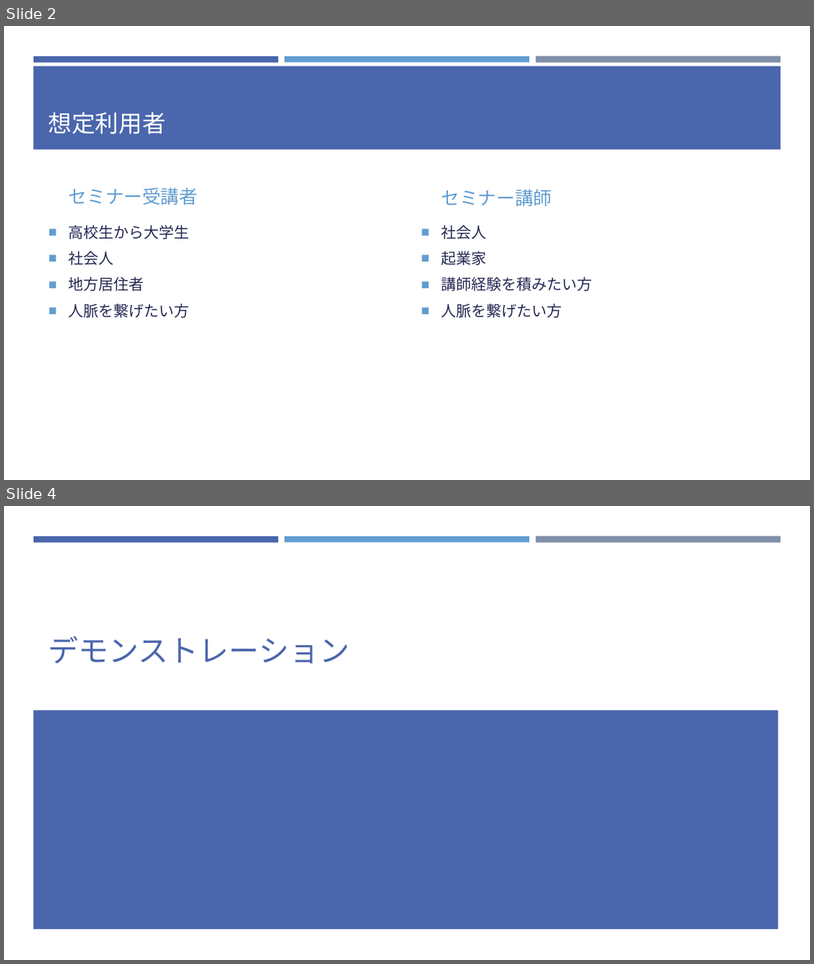
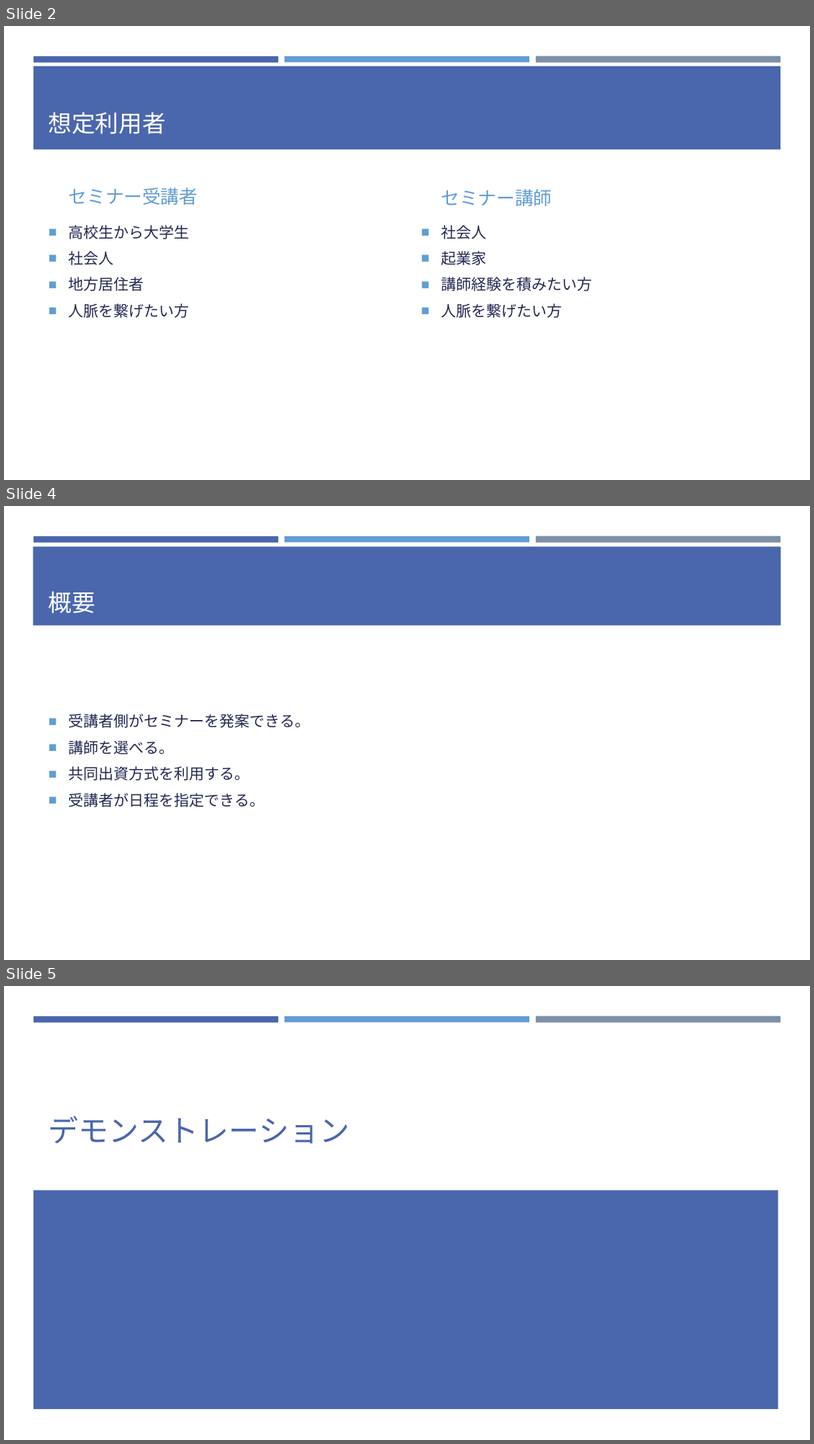
Before and after one commit to soroplay/src, a slide deck: EMAZEMI.pptx. Shown one above the other, each under a label of ours: slides 2 and 4 before the commit, slides 2, 4 and 5 after it; the slides between them are not shown. The pictures are 814x964 and 814x1444 pixels, drawn with LibreOffice and Linux fonts; fonts in the diff are those of the drawing. Boxes give left, top, right and bottom in pixels: in the first picture for what was removed or moved away, otherwise in the second. Text is boxed around its words. In the diff, an @@ line names an element or a change of style, - is before the commit and + after.

```diff
--- a/EMAZEMI.pptx
+++ b/EMAZEMI.pptx
@@ slide 4 added at box(4, 506, 810, 960), background #FFFFFF; not listed: 3 template elements that a slide beside it also shows @@
@@ rectangle added at box(33, 546, 782, 626), fill #4A66AC @@
@@ title added at box(49, 591, 95, 613), 28 pt, text #FFFFFF @@
+概要
@@ text added at box(69, 713, 311, 807), 18 pt, text #242852 @@
+■ 受講者側がセミナーを発案できる。
+■ 講師を選べる。
+■ 共同出資方式を利用する。
+■ 受講者が日程を指定できる。
@@ what was slide 4 is now slide 5 @@
```
Also in this commit, not shown: 2 slides changed, 1 other slide added.
